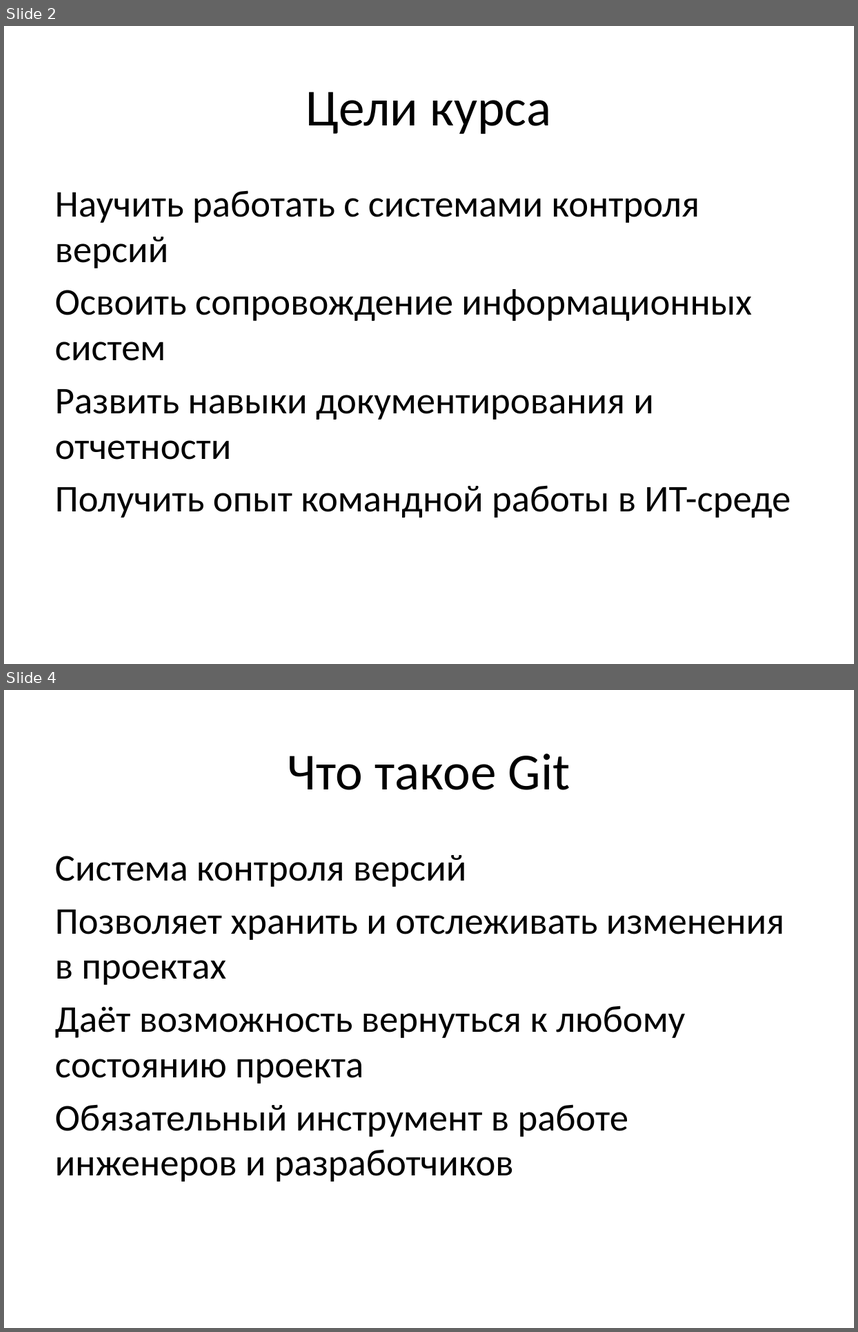
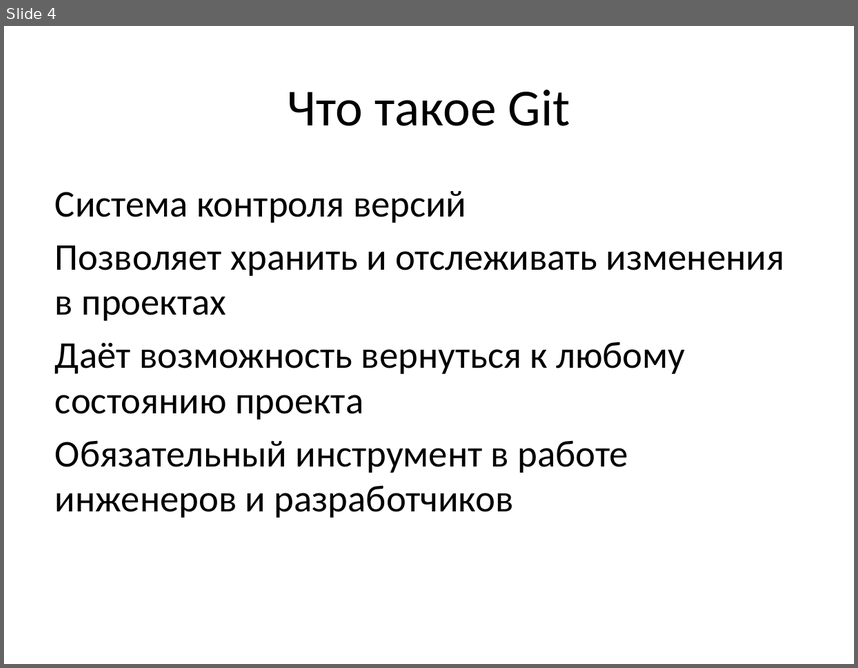
Before and after one commit to DaniilTropin11/IT-Support-Labs, a slide deck: lectures/Первая_лекция_GitHub_Classroom.pptx. Shown one above the other, each under a label of ours: slides 2 and 4 before the commit, slide 4 after it; the slides between them are not shown. The pictures are 858x1332 and 858x668 pixels, drawn with LibreOffice and Linux fonts; fonts in the diff are those of the drawing. Boxes give left, top, right and bottom in pixels: in the first picture for what was removed or moved away, otherwise in the second. Text is boxed around its words. In the diff, an @@ line names an element or a change of style, - is before the commit and + after.

```diff
--- a/lectures/Первая_лекция_GitHub_Classroom.pptx
+++ b/lectures/Первая_лекция_GitHub_Classroom.pptx
@@ slide 2 removed at (x1=4, y1=26, x2=854, y2=664), background #FFFFFF @@
@@ title removed at (x1=306, y1=92, x2=551, y2=134) @@
-Цели курса
@@ text removed at (x1=55, y1=190, x2=791, y2=517) @@
-Научить работать с системами контроля версий
-Освоить сопровождение информационных систем
-Развить навыки документирования и отчетности
-Получить опыт командной работы в ИТ-среде
```
Also in this commit, not shown: 2 slides changed, 1 slide added.
